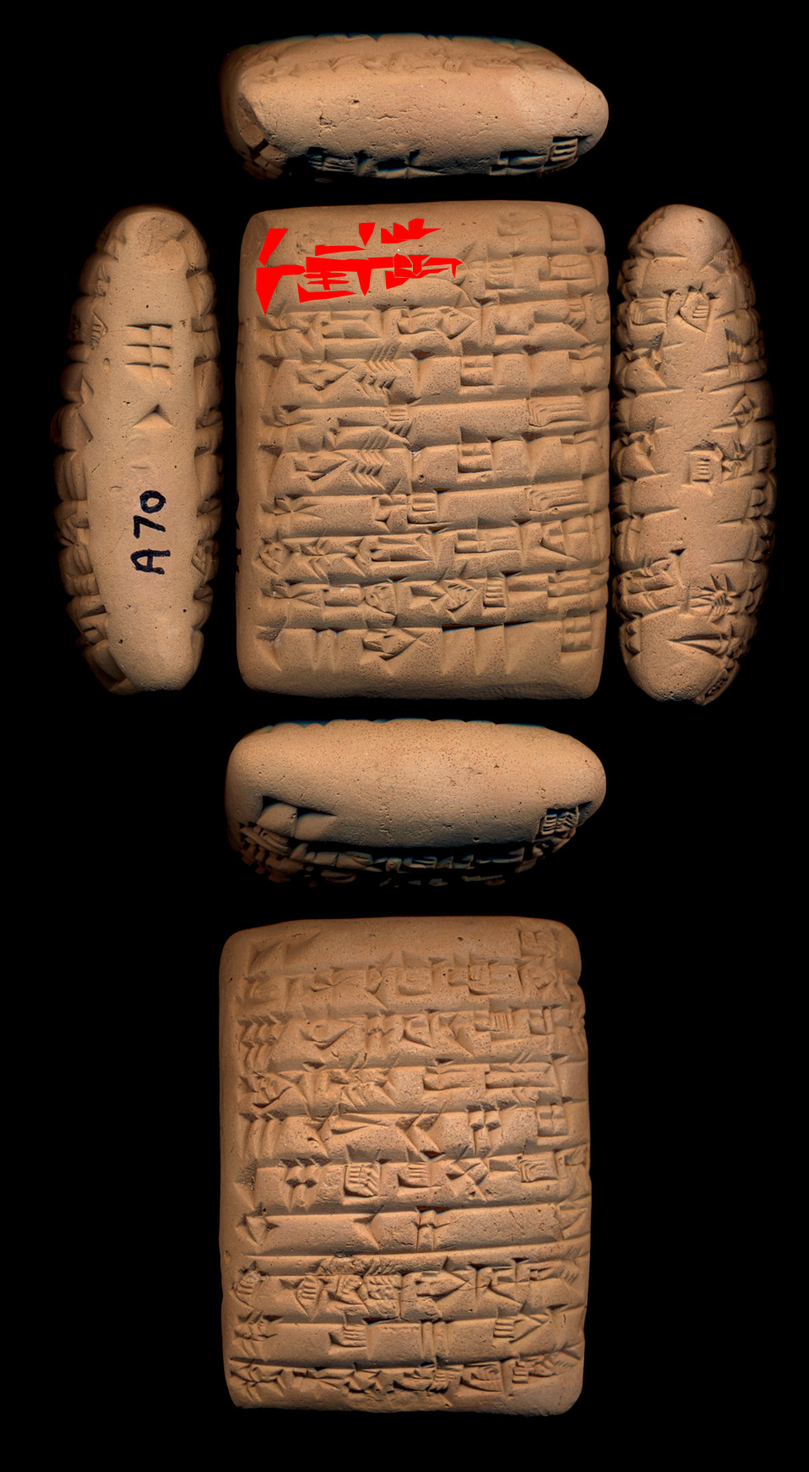
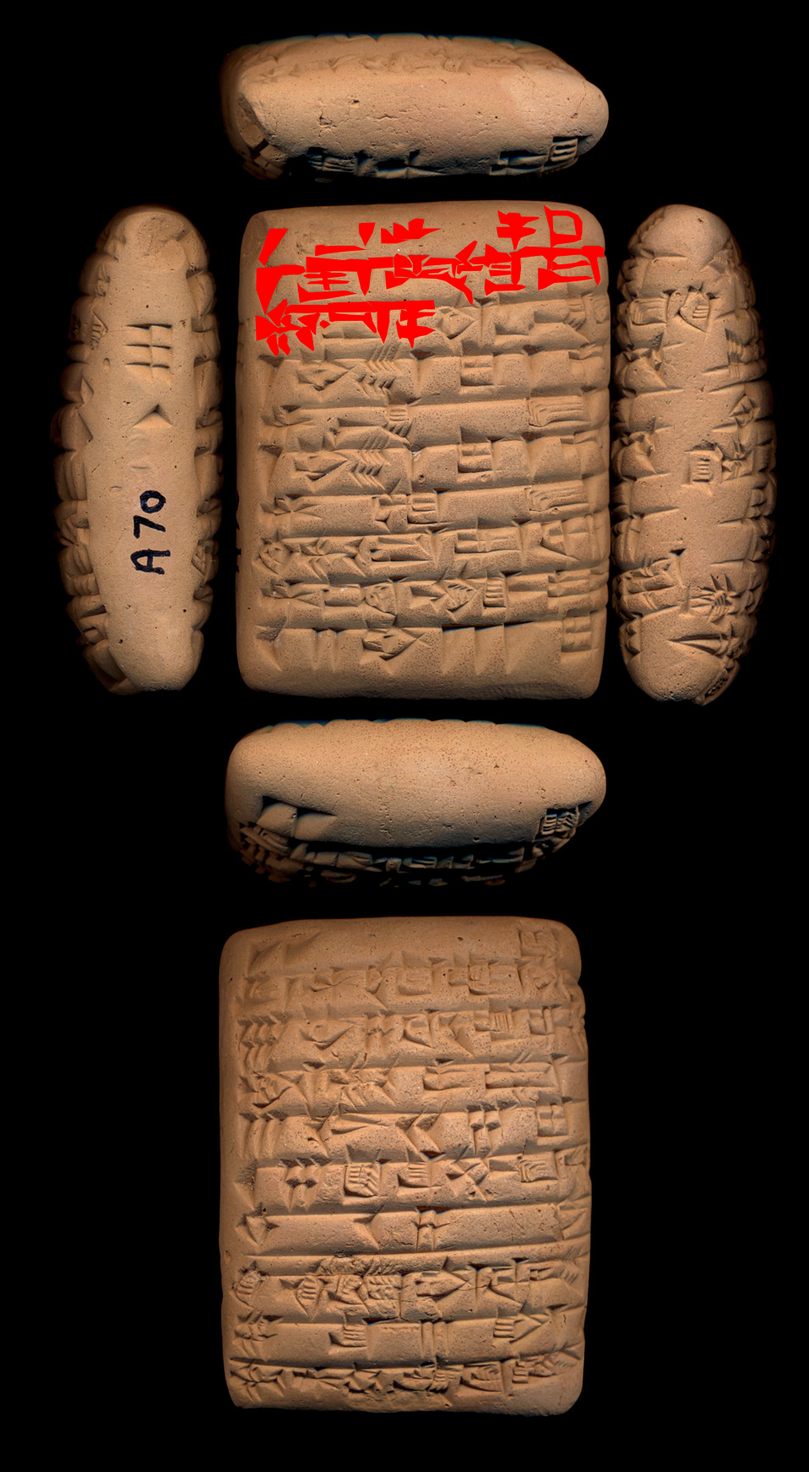
Layered file, before and after one edit (809x1472). Changes by layer:
painted on "P131059.jpg" over [255, 204, 606, 357]
